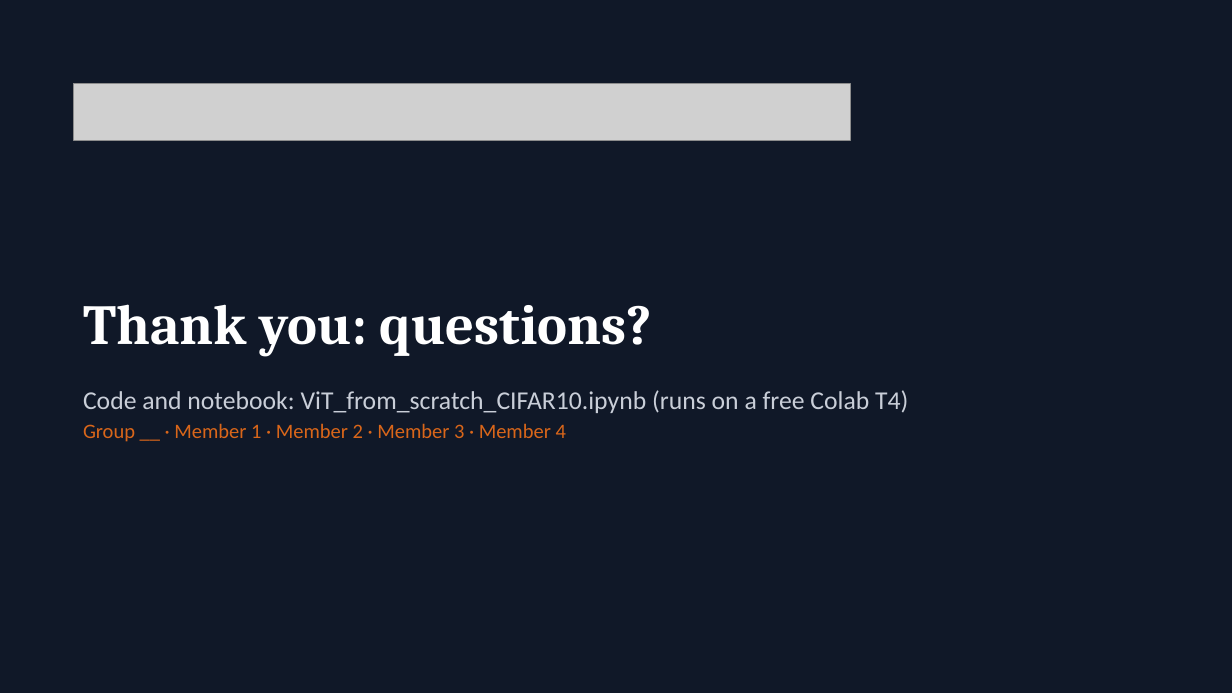
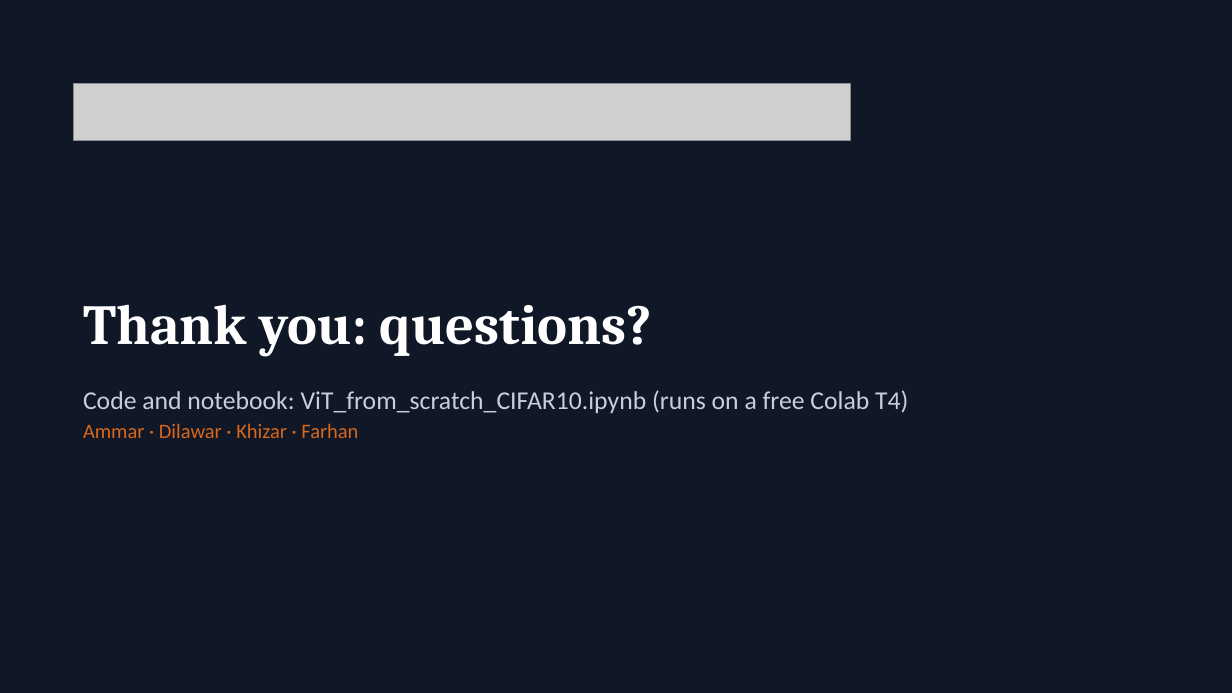
Before and after one commit to muhammadammar33/DL-presentation, a slide deck: slide 32 of ViT_Presentation.pptx. Drawn at 1232x693 pixels with LibreOffice and Linux fonts; fonts in the diff are those of the drawing; grey boxes stand for pictures. Boxes give left, top, right and bottom in pixels: in the first picture for what was removed or moved away, otherwise in the second. Text is boxed around its words. In the diff, an @@ line names an element or a change of style, - is before the commit and + after.

```diff
--- a/ViT_Presentation.pptx
+++ b/ViT_Presentation.pptx
@@ text at bbox=[83, 423, 358, 438]: text changed @@
-Group __ · Member 1 · Member 2 · Member 3 · Member 4
+Ammar · Dilawar · Khizar · Farhan
```
Also in this commit, not shown: 6 other slides changed, 3 other files.
